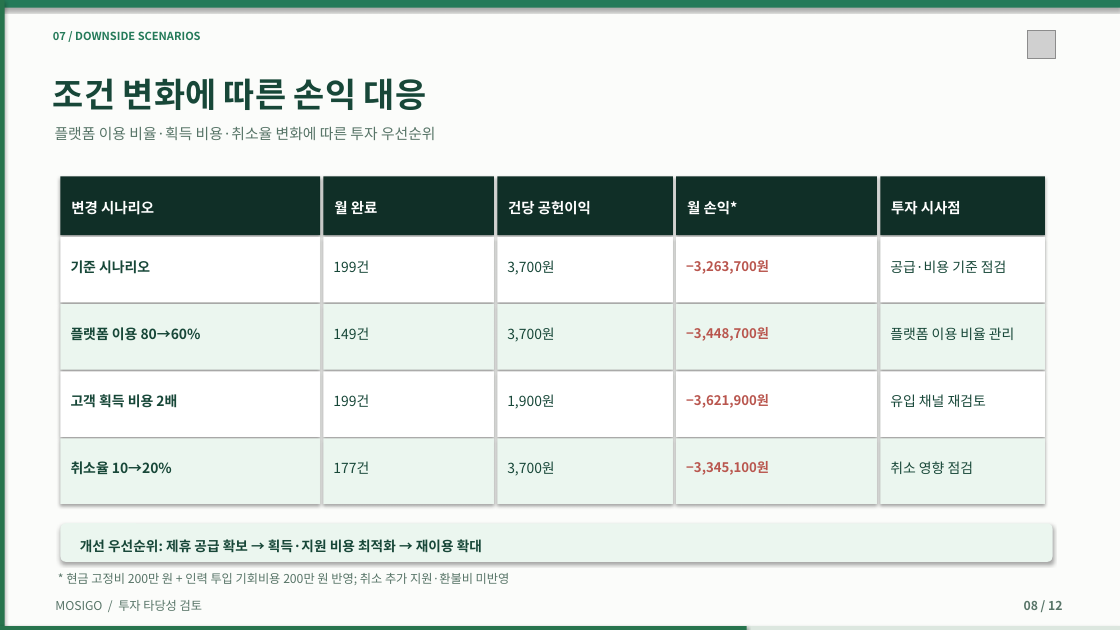
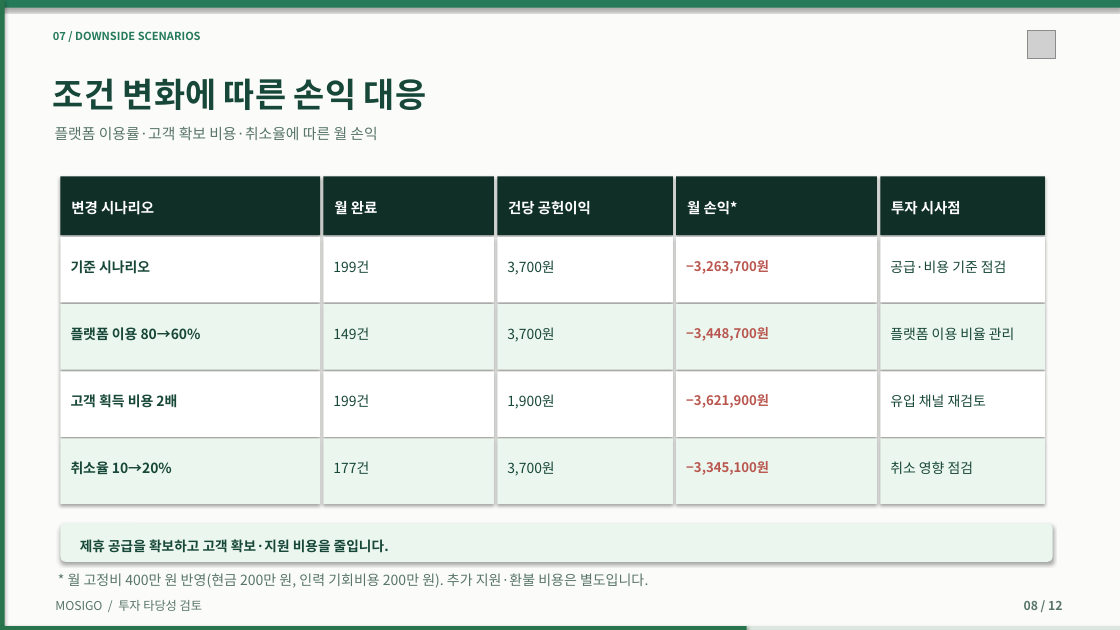
Before and after one commit to dohyunkimmm/mosigo-case-study, a slide deck: slide 8 of downloads/MOSIGO_IR_Investment_Review_12slides.pptx. Drawn at 1120x630 pixels with LibreOffice and Linux fonts; fonts in the diff are those of the drawing; grey boxes stand for pictures. Boxes give left, top, right and bottom in pixels: in the first picture for what was removed or moved away, otherwise in the second. Text is boxed around its words. In the diff, an @@ line names an element or a change of style, - is before the commit and + after.

```diff
--- a/downloads/MOSIGO_IR_Investment_Review_12slides.pptx
+++ b/downloads/MOSIGO_IR_Investment_Review_12slides.pptx
@@ text at [55,126,377,140]: text changed @@
-플랫폼 이용 비율·획득 비용·취소율 변화에 따른 투자 우선순위
+플랫폼 이용률·고객 확보 비용·취소율에 따른 월 손익
@@ text at [80,539,389,553]: text changed @@
-개선 우선순위: 제휴 공급 확보 → 획득·지원 비용 최적화 → 재이용 확대
+제휴 공급을 확보하고 고객 확보·지원 비용을 줄입니다.
@@ text at [68,573,648,588]: text changed; size 10.5 to 12 pt @@
-* 현금 고정비 200만 원 + 인력 투입 기회비용 200만 원 반영; 취소 추가 지원·환불비 미반영
+* 월 고정비 400만 원 반영(현금 200만 원, 인력 기회비용 200만 원). 추가 지원·환불 비용은 별도입니다.
```
Also in this commit, not shown: 4 other slides changed, 24 other files.
